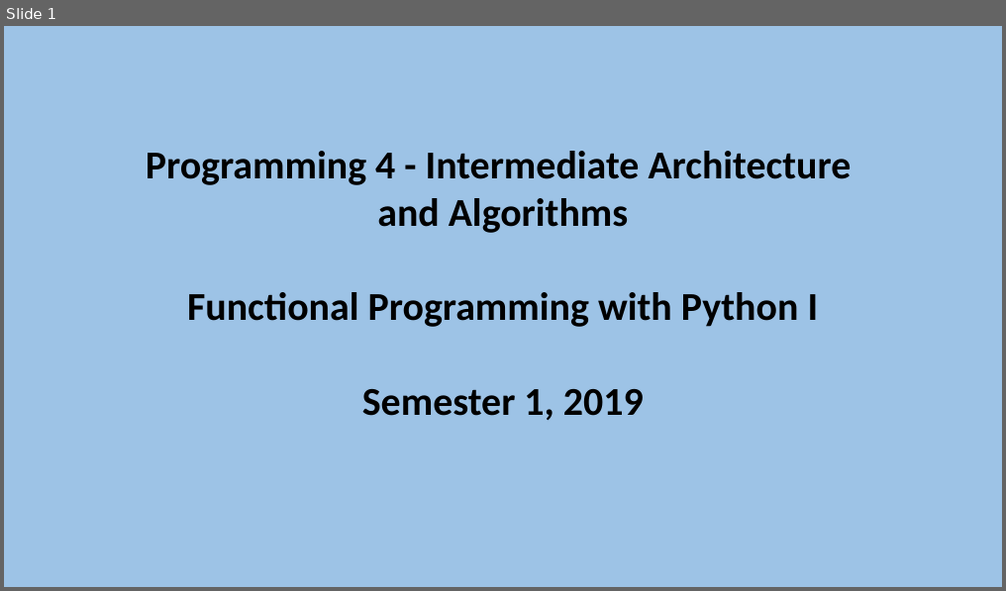
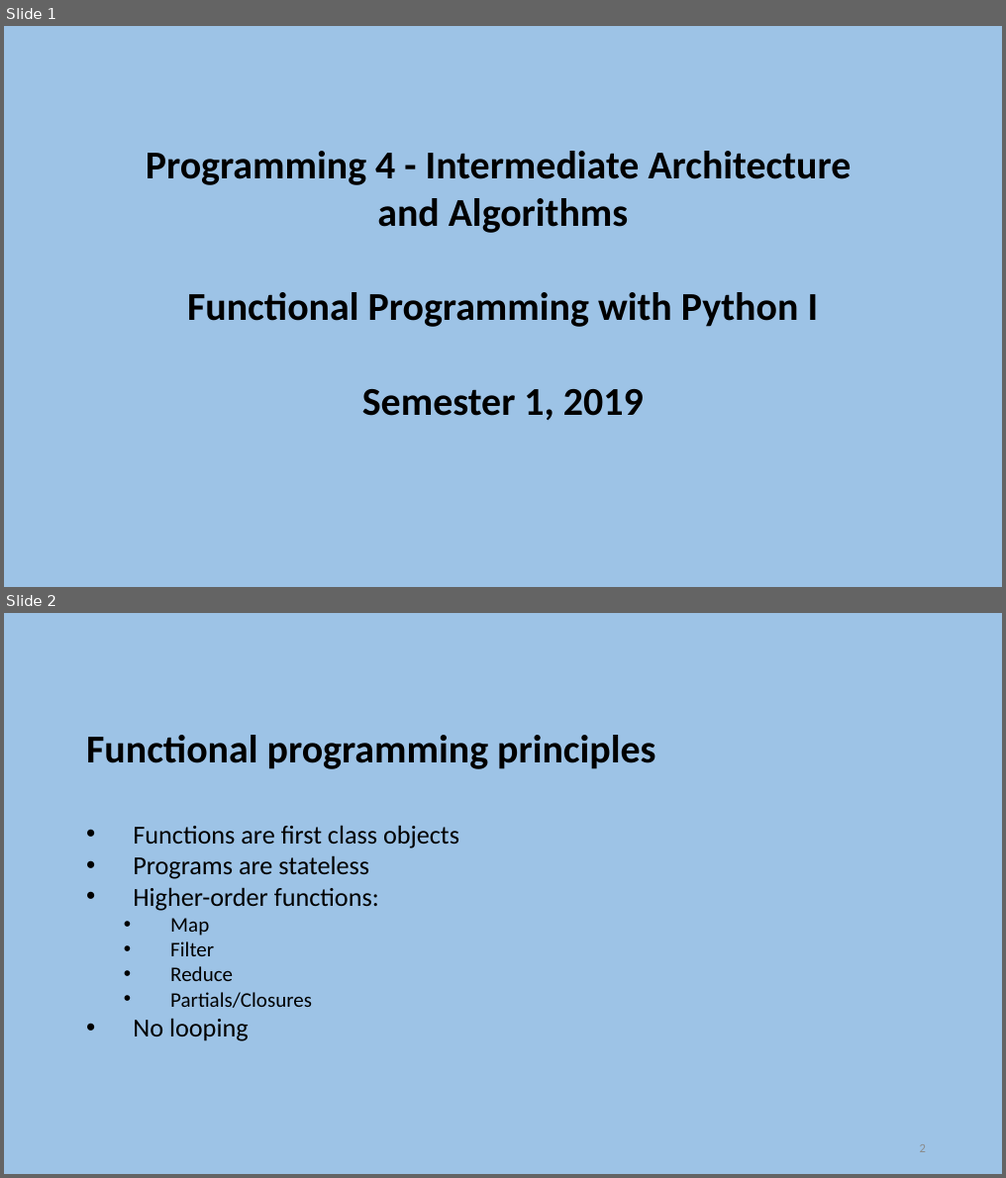
Before and after one commit to szetko/course-materials, a slide deck: Programming 4/Week 12/S1. Functional Programming with Python I.pptx. Shown one above the other, each under a label of ours: slide 1 before the commit, slides 1 and 2 after it. The pictures are 1006x591 and 1006x1178 pixels, drawn with LibreOffice and Linux fonts; fonts in the diff are those of the drawing. Boxes give left, top, right and bottom in pixels: in the first picture for what was removed or moved away, otherwise in the second. Text is boxed around its words. In the diff, an @@ line names an element or a change of style, - is before the commit and + after.

```diff
--- a/Programming 4/Week 12/S1. Functional Programming with Python I.pptx
+++ b/Programming 4/Week 12/S1. Functional Programming with Python I.pptx
@@ slide 2 added at box(4, 613, 1002, 1174), background #9DC3E6 @@
@@ text added at box(86, 735, 655, 1042), 25 pt, text #000000 @@
+Functional programming principles
+    • Functions are first class objects
+    • Programs are stateless
+    • Higher-order functions:
+      • Map
+      • Filter
+      • Reduce
+      • Partials/Closures
+    • No looping
@@ page number added at box(920, 1145, 926, 1153), 12 pt, text #8C8C8C @@
+2
```
Also in this commit, not shown: 13 other slides added, 4 other files.
